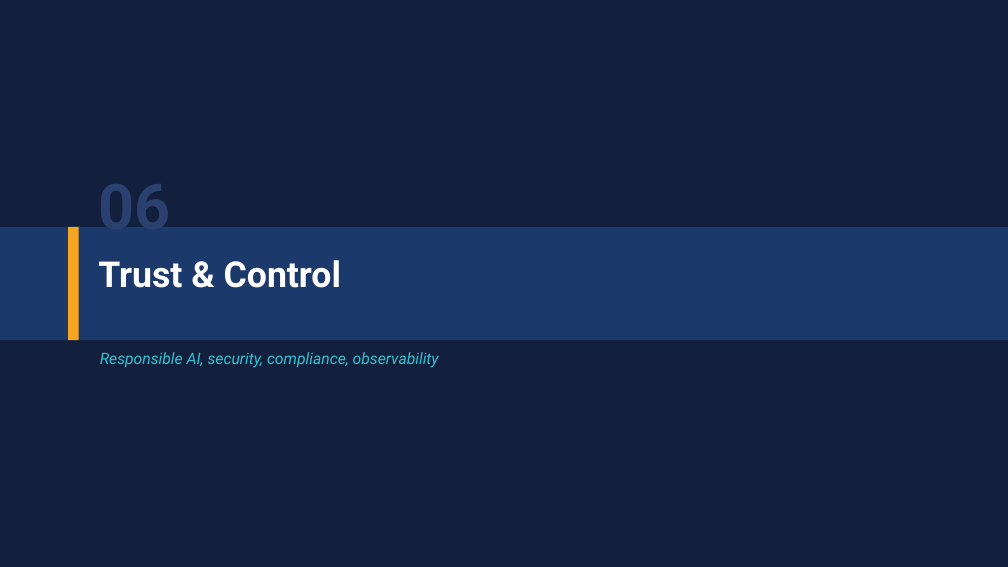
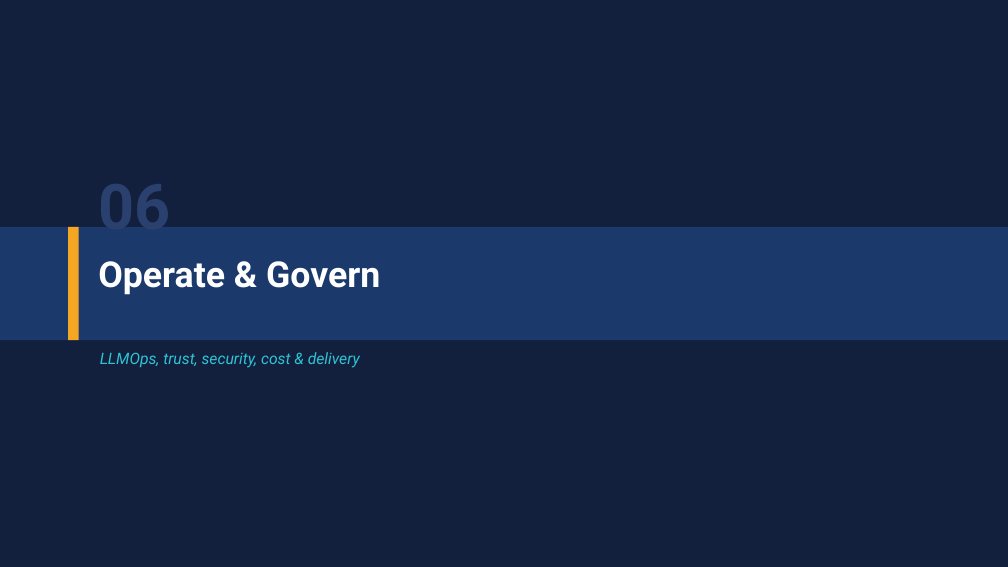
Before and after one commit to shyamanugu/LLMOps, a slide deck: slide 17 of presentation/Afni-LLMOps-Proposal.pptx (slide 19 before the commit). Drawn at 1008x567 pixels with LibreOffice and Linux fonts; fonts in the diff are those of the drawing. Boxes give left, top, right and bottom in pixels: in the first picture for what was removed or moved away, otherwise in the second. Text is boxed around its words. In the diff, an @@ line names an element or a change of style, - is before the commit and + after.

```diff
--- a/presentation/Afni-LLMOps-Proposal.pptx
+++ b/presentation/Afni-LLMOps-Proposal.pptx
@@ text at [98, 261, 380, 295]: text changed @@
-Trust & Control
+Operate & Govern
@@ text at [100, 352, 360, 368]: text changed @@
-Responsible AI, security, compliance, observability
+LLMOps, trust, security, cost & delivery
```
Also in this commit, not shown: 10 other slides changed, 15 slides added, 17 slides removed, 42 other files.
